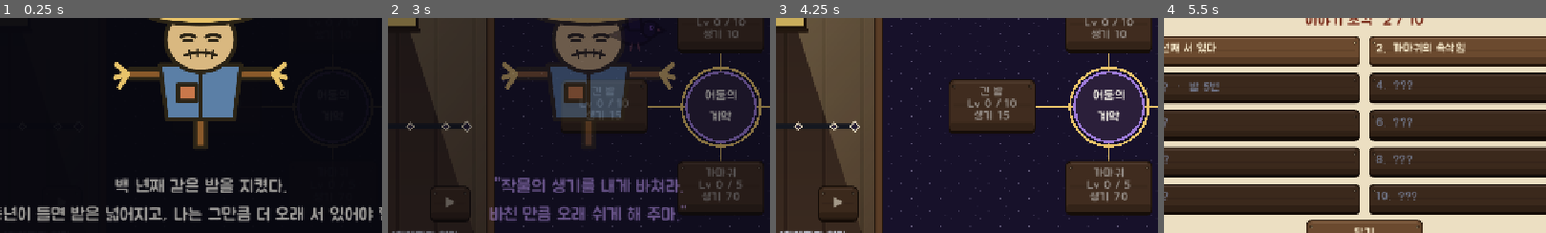
Above: before the commit, frames 1-4 (left to right).
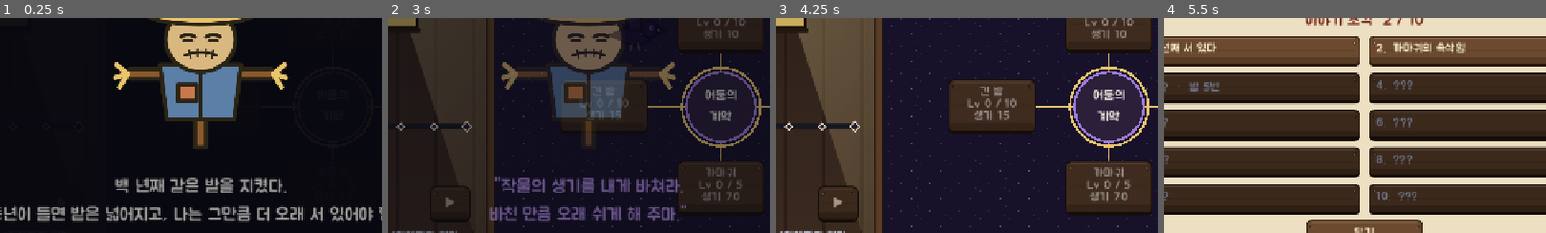
Above: after the commit, the same moments.

Repository: dldpwns1234-rgb/scarecrow1
Game: Godot game, scene res://scenes/main.tscn
Two runs of this game, one before a commit and one after it. Both use one fixed random seed, a clock stepped at 60 frames per second and the inputs below.
Inputs (mouse positions are % of the whole screen's width and height, from its top left):
- Up to frame 1 (0.25 s): no input
- Up to frame 2 (3 s): click "이야기 2/10" at 0.5 s; click (32, 7) at 1.27 s; click "정복하면 다음 밭으로" at 2 s; click "밤으로 나가기 · 밭 1단계 (20초)" at 2.75 s
- Up to frame 3 (4.25 s): click "전체 보기" at 3.5 s
- Up to frame 4 (5.5 s): click "가운데로" at 4.25 s; click "이야기 2/10" at 5 s
The pictures show only the part of the screen within x 24-74%, y 24-74%; the shares and areas given below are measured in that part.

The runs differ from the first frame. In frame 2, 0.2% of the frame differs, in the area x 2-17%, y 48-53%; in frame 3, 0.2%; in frame 4, nothing differs.

Commit message:
도깨비불을 드물게, 약속된 휴식 지수 0.42 (방장 #587 뒤 곡선 다듬기)
- 도깨비불 15%·가뭄 8밤 (30%·3밤이었다): 보상(잔치 ×3 7초·주머니 한 판 반)을 줄여도 잡는 밤마다
  수입이 2.5배라 평소 밤 생기가 20분에 25배였다. 드물게 하니 도깨비불이 없을 때와 거의 같다
  (평소 밤 만 18분·억 55분·조 111분, 곡선 Z1 20·53·103분)
- 약속된 휴식 지수 0.45 → 0.42: 업적·날씨로 둘째 철부터 바친 생기가 10배쯤 늘어 엔딩이 158~167분에
  왔다. 백 년 = 바친 생기 2.4×10^18, 봇은 189분쯤
- docs/BALANCE_SIM.md에 봇 비교 표와 이야기 조각 시각

Co-Authored-By: Claude Opus 5.5 <noreply@anthropic.com>

Diff:
--- a/autoload/balance.gd
+++ b/autoload/balance.gd
@@ -5,12 +5,13 @@
 const NIGHT_BASE_SECONDS: float = 20.0      # 밤 한 판의 길이. 짧게 시작한다 (방장 2026-10-14)
 const NIGHT_SECONDS_PER_LEVEL: float = 3.0  # 긴 밤 레벨당
 ## 약속된 휴식 (이야기, 방장 2026-10-14): 어둠은 바친 생기가 많을수록 더 오래 쉬게 해 주겠다고 약속한다.
-## 초 = 60 × 바친 생기^0.45. 생기 1천이면 23분, 첫 겨울잠(2억) 4일, 10^17이면 백 년 (이야기의 끝, 봇은 넷째 철·3시간쯤).
+## 초 = 60 × 바친 생기^0.42. 생기 1천이면 18분, 첫 겨울잠(5억) 3일, 2.4×10^18이면 백 년 (이야기의 끝, 봇은 넷째 철·3시간쯤).
+## 업적·날씨(방장 #587)로 둘째 철부터 바친 생기가 10배쯤 늘어 0.45면 엔딩이 2시간 40분에 왔다.
 ## 숫자 곡선(방장 2026-10-15 #555: 10분 만·45분 억·90분 조·3시간 경) 전에는 0.33(백 년 2×10^23)이었다.
 ## 숫자 줄이기(방장 2026-10-15 #529) 전에는 0.135였다 (백 년이 1e57).
 ## 처음엔 세제곱근이었다: 생기가 철마다 1만 배 넘게 불어나서 둘째 철(1시간)에 백 년을 넘었다 (docs/BALANCE_SIM.md)
 const PROMISE_SECONDS_BASE: float = 60.0
-const PROMISE_EXPONENT: float = 0.45
+const PROMISE_EXPONENT: float = 0.42
 const HUNDRED_YEARS_SECONDS: float = 100.0 * 365.25 * 86400.0
 
 
--- a/autoload/balance/wisp.gd
+++ b/autoload/balance/wisp.gd
@@ -1,11 +1,12 @@
 extends "res://autoload/balance/branches.gd"
 ## Balance 2.6부: 도깨비불 (방장 2026-10-15 #587, 장르 조사 제안 6: 쿠키 클리커의 황금 쿠키, Idle Slayer의 상자). 밤 몇 판에 한 번 밭 위를 떠도는 불을 구름으로 덮으면 짧고 큰 보상을 준다.
 ## 놓쳐도 손해는 없다. 보상은 그때의 밭과 함께 커지게 배율이나 '밭 몇 판 몫'으로 준다 (고정 값이면 몇 단계 뒤 쓸모없어진다).
-## 처음엔 셋째 밤부터·35%·잔치 ×5 8초·주머니 세 판 몫이었는데, 봇이 잡으면 초반 수입이 두 배 넘게 붙어 5단계까지 10분 → 6분이었다 (방장 #543: 초반이 너무 쉽다)
+## 처음엔 셋째 밤부터·35%·잔치 ×5 8초·주머니 세 판 몫이었는데, 봇이 잡으면 초반 수입이 두 배 넘게 붙어 5단계까지 10분 → 6분이었다 (방장 #543: 초반이 너무 쉽다).
+## 보상을 줄여도(30%·×3·한 판 반) 평소 밤 생기가 20분에 25배였다: 잡는 밤마다 2.5배라 초반 구매가 앞당겨진다. 그래서 보상은 두고 드물게 (황금 쿠키처럼 5분에 한 번꼴)
 
 const WISP_AFTER_NIGHTS: int = 4        # 지난 밤이 이만큼 넘어야 뜬다 (첫 밤들은 구름 끌기를 익힌다)
-const WISP_CHANCE: float = 0.3         # 밤마다 뜰 확률
-const WISP_DROUGHT: int = 3             # 뜰 수 있는 밤을 이만큼 거르면 다음 밤엔 꼭 뜬다
+const WISP_CHANCE: float = 0.15         # 밤마다 뜰 확률
+const WISP_DROUGHT: int = 8             # 뜰 수 있는 밤을 이만큼 거르면 다음 밤엔 꼭 뜬다
 const WISP_EARLIEST: float = 3.0        # 밤이 시작하고 이 초 뒤부터 나타난다
 const WISP_LIFETIME: float = 7.0        # 떠 있는 초
 const WISP_CATCH_SECONDS: float = 0.35  # 구름 안에 이만큼 머물면 잡힌다 (머문 시간은 빠져나가도 줄지 않는다)
--- a/tests/test_game.gd
+++ b/tests/test_game.gd
@@ -30,8 +30,8 @@
 	_close(Balance.promised_rest_seconds(1000.0), 60.0 * pow(1000.0, Balance.PROMISE_EXPONENT), "생기 1천이면 10분 안팎")
 	var first_winter := Balance.promised_rest_seconds(2e8)  # 봇의 첫 겨울잠 무렵 바친 생기 (docs/BALANCE_SIM.md)
 	_equal(first_winter > 86400.0 and first_winter < 30.0 * 86400.0, true, "첫 겨울잠 무렵 며칠")
-	_equal(Balance.promised_rest_seconds(1e16) < Balance.HUNDRED_YEARS_SECONDS, true, "1e16은 아직 백 년 전")
-	_equal(Balance.promised_rest_seconds(1e18) > Balance.HUNDRED_YEARS_SECONDS, true, "1e18이면 백 년을 넘는다 (봇은 넷째 철)")
+	_equal(Balance.promised_rest_seconds(1e18) < Balance.HUNDRED_YEARS_SECONDS, true, "1e18은 아직 백 년 전")
+	_equal(Balance.promised_rest_seconds(1e19) > Balance.HUNDRED_YEARS_SECONDS, true, "1e19면 백 년을 넘는다 (봇은 넷째 철)")
 	_close(Game.promised_rest_seconds(), Balance.promised_rest_seconds(9.0), "약속된 휴식은 바친 생기 합으로")
 	Game.start_night()
 	Game.add_vitality(1e308)
--- a/tests/test_wisp.gd
+++ b/tests/test_wisp.gd
@@ -72,8 +72,8 @@
 			dry += 1
 			longest = maxi(longest, dry)
 		Night.stop()
-	_equal(longest <= Balance.WISP_DROUGHT, true, "뜰 수 있는 밤을 셋 넘게 거르지 않는다")
-	_equal(count > 12 and count < 40, true, "60밤에 스물 남짓 뜬다 (%d)" % count)
+	_equal(longest <= Balance.WISP_DROUGHT, true, "뜰 수 있는 밤을 가뭄 수 넘게 거르지 않는다")
+	_equal(count > 5 and count < 22, true, "60밤에 열 남짓 뜬다 (%d)" % count)
 
 
 func _test_appear_and_fade() -> void:
Not shown, changed: docs/BALANCE_SIM.md
